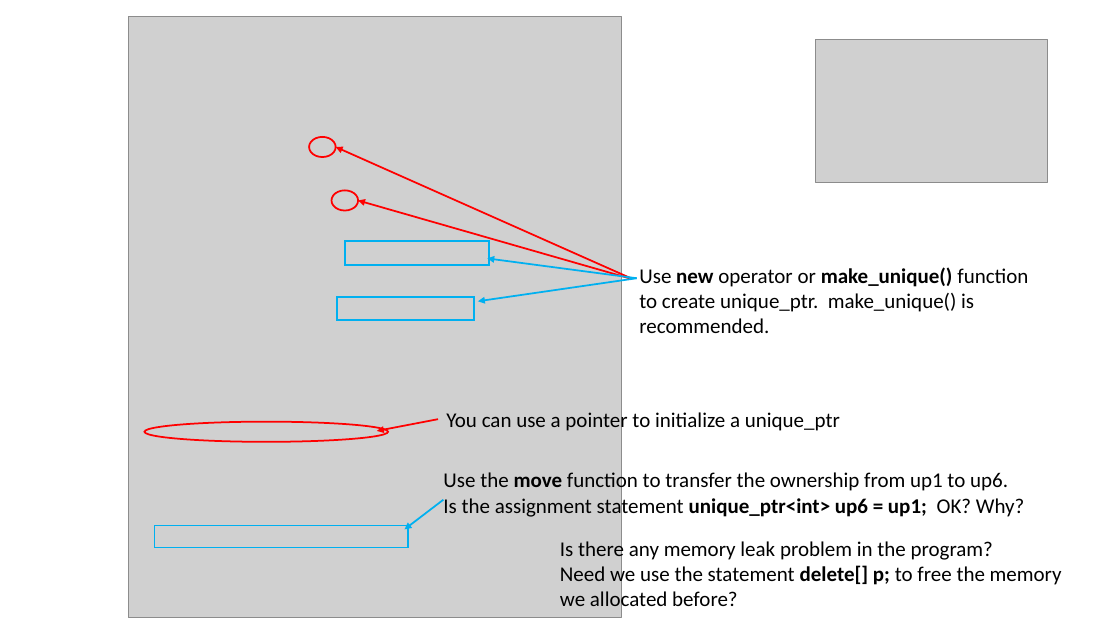
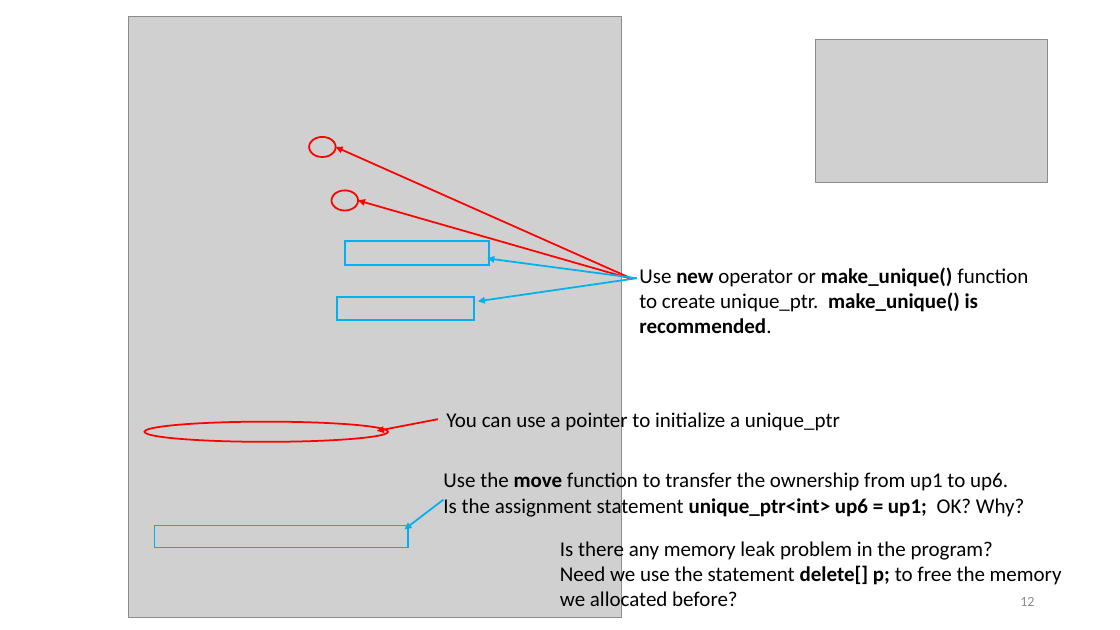
Before and after one commit to ShiqiYu/CPP, a slide deck: slide 12 of week11/Lab11.pptx. Drawn at 1120x630 pixels with LibreOffice and Linux fonts; fonts in the diff are those of the drawing; grey boxes stand for pictures; background and template pictures are left out. Boxes give left, top, right and bottom in pixels: in the first picture for what was removed or moved away, otherwise in the second. Text is boxed around its words. In the diff, an @@ line names an element or a change of style, - is before the commit and + after.

```diff
--- a/week11/Lab11.pptx
+++ b/week11/Lab11.pptx
@@ text at (x1=639, y1=292, x2=979, y2=333): bold on in "make_unique() is", "recommended." @@
@@ page number added at (x1=1020, y1=597, x2=1034, y2=606), 12 pt, text #8C8C8C @@
+12
```
Also in this commit, not shown: 17 other slides changed, 6 slides added, 3 other files.
